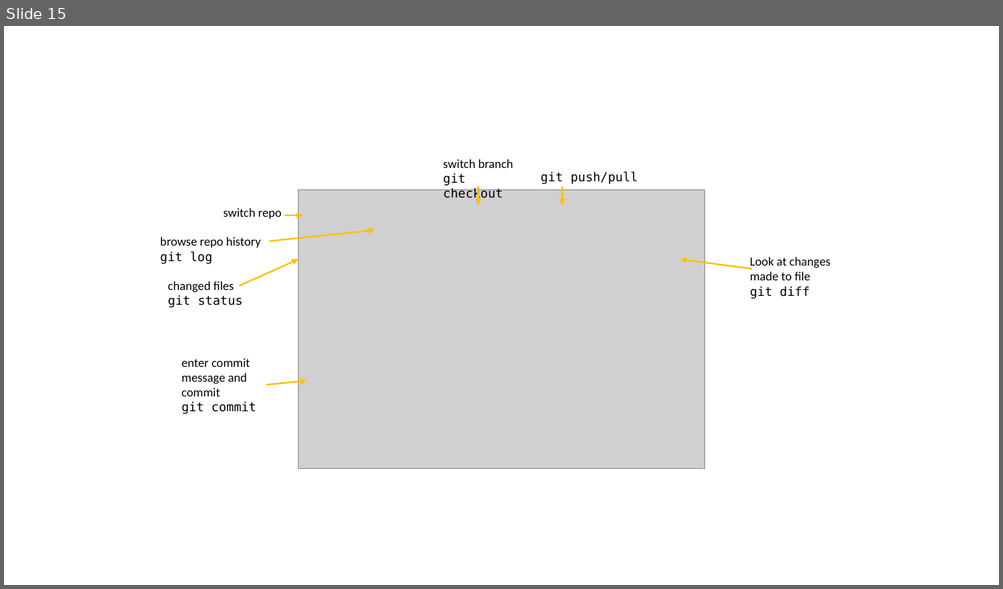
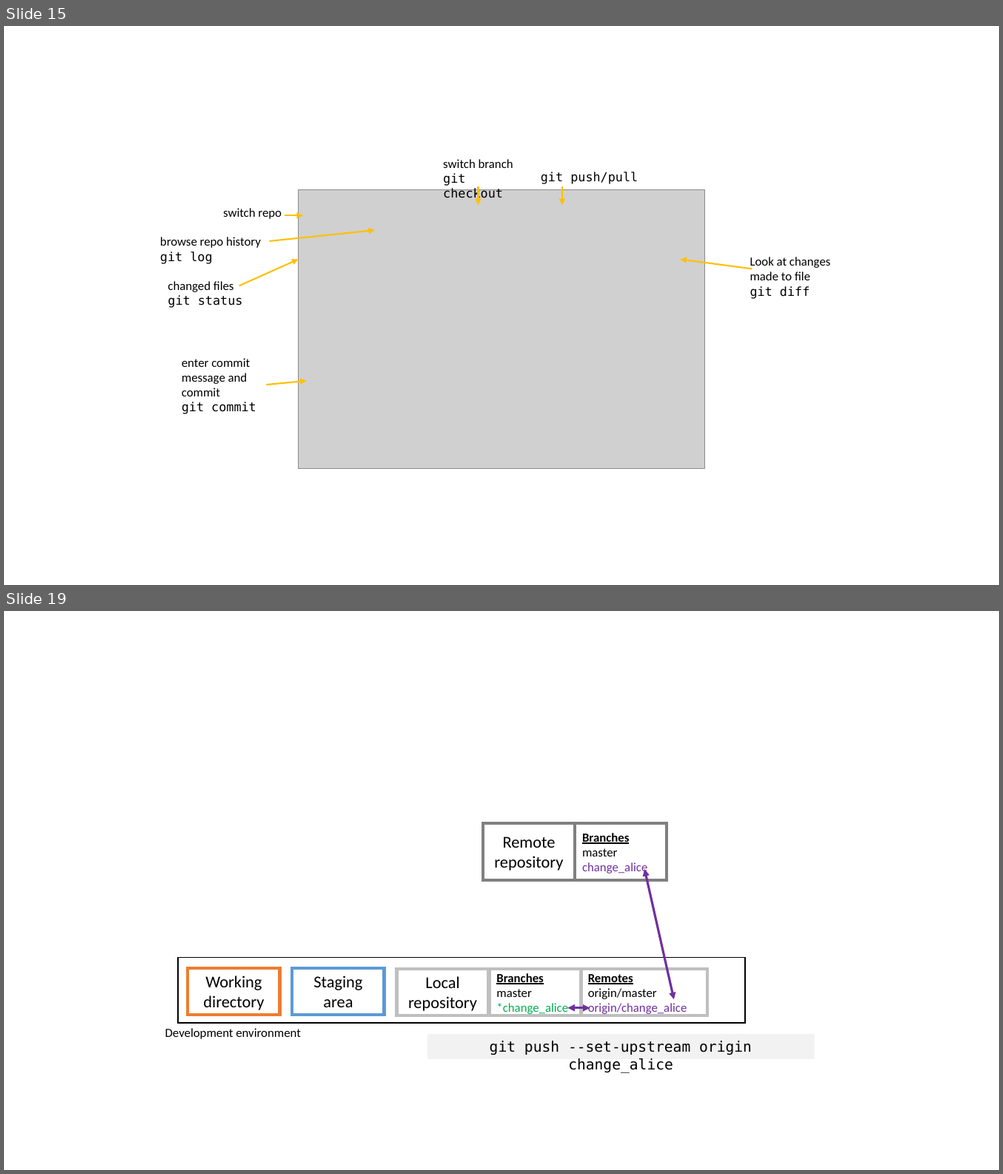
Before and after one commit to selinaZitrone/get-started-with-git, a slide deck: docs/slides/img/images.pptx. Shown one above the other, each under a label of ours: slide 15 before the commit, slides 15 and 19 after it; the slides between them are not shown. The pictures are 1003x589 and 1003x1174 pixels, drawn with LibreOffice and Linux fonts; fonts in the diff are those of the drawing; grey boxes stand for pictures. Boxes give left, top, right and bottom in pixels: in the first picture for what was removed or moved away, otherwise in the second. Text is boxed around its words. In the diff, an @@ line names an element or a change of style, - is before the commit and + after.

```diff
--- a/docs/slides/img/images.pptx
+++ b/docs/slides/img/images.pptx
@@ slide 19 added at <box>4,611,999,1170</box>, background #FFFFFF @@
@@ group added at <box>165,823,814,1059</box>: 9 rectangles, 2 double arrows, 1 text @@
+Development environment
+Working directory
+Staging area
+Local repository
+Branches
+master
+*change_alice
+Remote repository
+Branches
+master
+change_alice
+Remotes
+origin/master
+origin/change_alice
+git push --set-upstream origin change_alice
```
Also in this commit, not shown: 7 other slides added, 52 other files.
